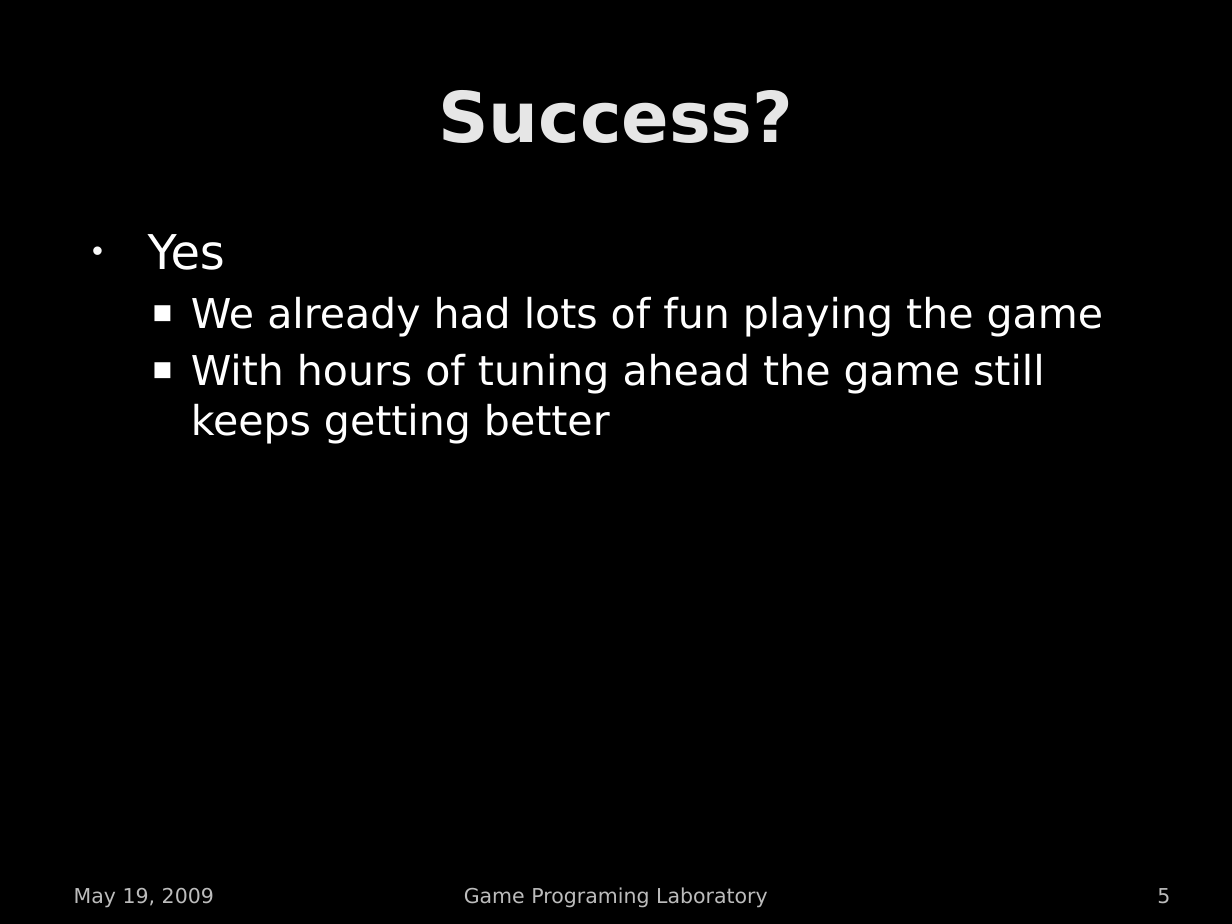
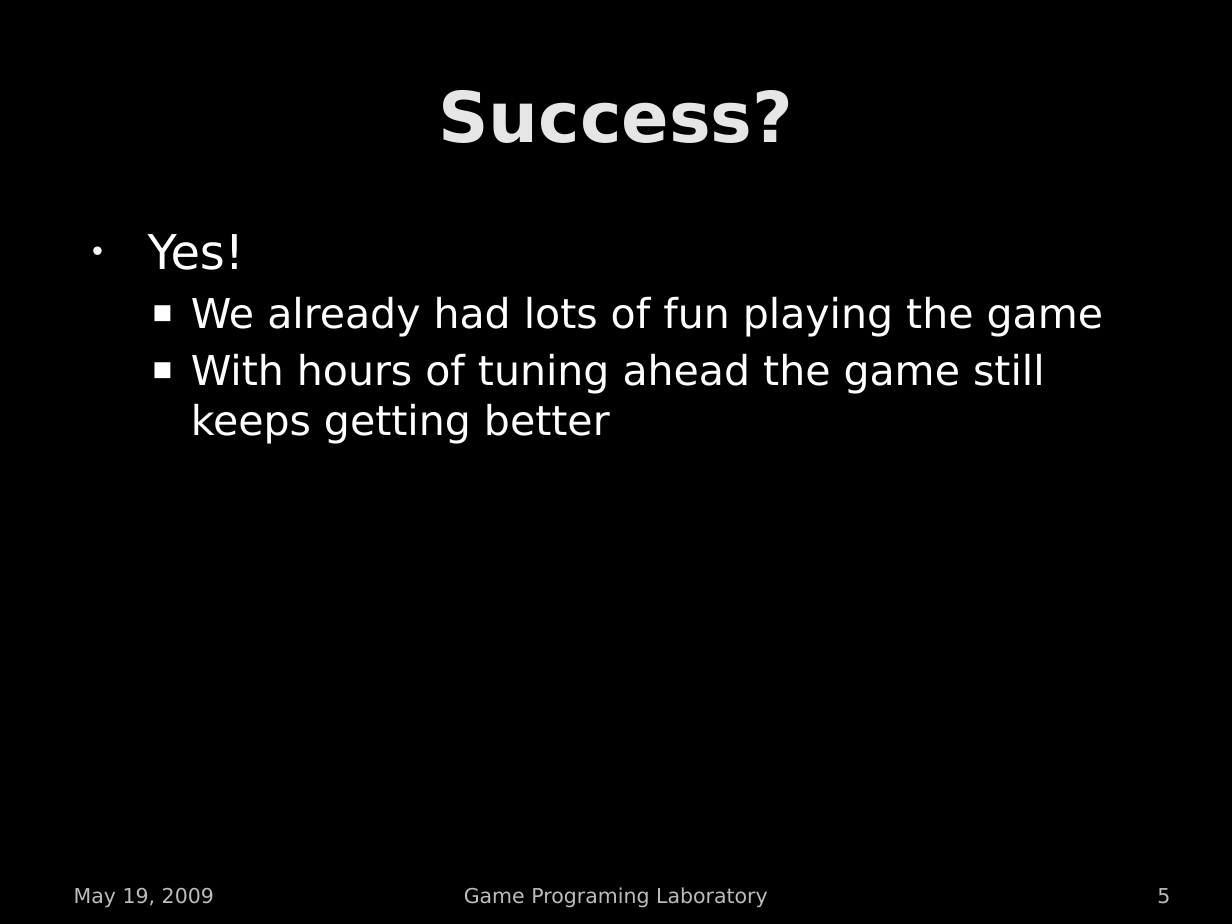
Before and after one commit to cfo82/Magmageddon, a slide deck: slide 5 of documentation/debriefing_presentation.pptx. Drawn at 1232x924 pixels with LibreOffice and Linux fonts; fonts in the diff are those of the drawing; background and template pictures are left out. Boxes give left, top, right and bottom in pixels: in the first picture for what was removed or moved away, otherwise in the second. Text is boxed around its words. In the diff, an @@ line names an element or a change of style, - is before the commit and + after.

```diff
--- a/documentation/debriefing_presentation.pptx
+++ b/documentation/debriefing_presentation.pptx
@@ text at (148,234,244,270): text changed @@
-• Yes
+• Yes!
```
Also in this commit, not shown: 4 other slides changed, 2 other files.
